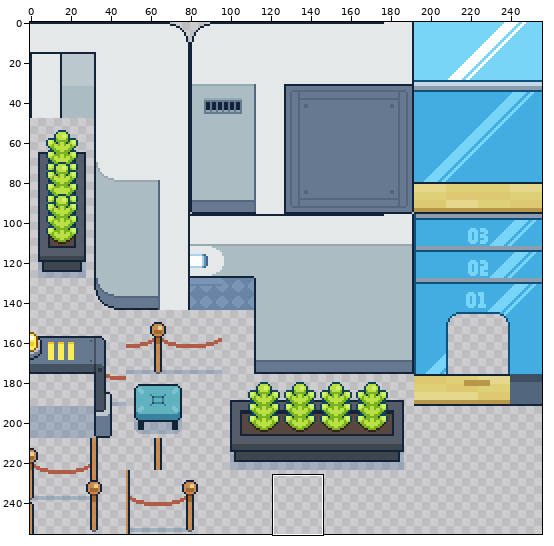
A sprite sheet gets an edit: assets/Textures/TiledMaps/Bank/bank_interior.png. Above: a wide view before the commit, with the close-up outlined.
Close-up. Before the edit:
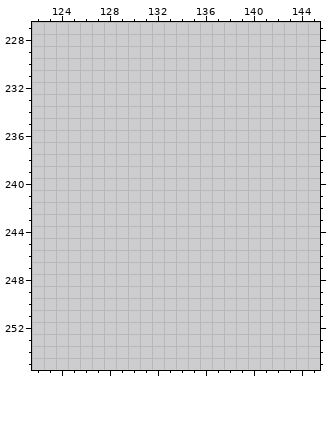
The file is 256x256 pixels. Shown: x 122..145, y 227..255. The commit also changed other parts of the picture, which this record leaves out.
The result:
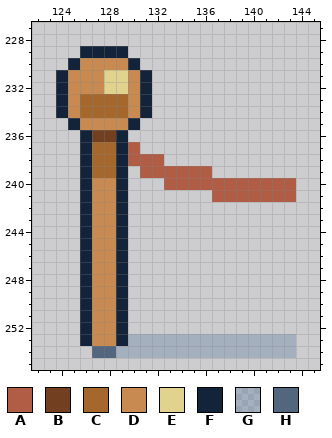
Palette (. is transparent): A #b15d46  B #724020  C #a6672d  D #c88a50  E #e1d28e  F #132339  G #00377a32  H #52667e
Change:
There is now colour A in row 237 at x 130; in row 238 at x 130 to 132; in row 239 at x 131 to 136; in row 240 at x 133 to 143; in row 241 at x 137 to 143.
There is now colour B in row 236 at x 127 to 128.
There is now colour C in rows 233 to 234 at x 126 to 129; in rows 237 to 239 at x 127 to 128.
There is now colour D in row 230 at x 126 to 129; in rows 231 to 232 at x 125 to 127 and 130; in rows 233 to 234 at x 125 and 130; in row 235 at x 126 to 129; in rows 240 to 253 at x 127 to 128.
There is now colour E in rows 231 to 232 at x 128 to 129.
There is now colour F in row 229 at x 126 to 129; in row 230 at x 125 and 130; in rows 231 to 234 at x 124 and 131; in row 235 at x 125 and 130; in rows 236 to 253 at x 126 and 129.
There is now colour G in row 253 at x 130 to 143; in row 254 at x 129 to 143.
There is now colour H in row 254 at x 127 to 128.
